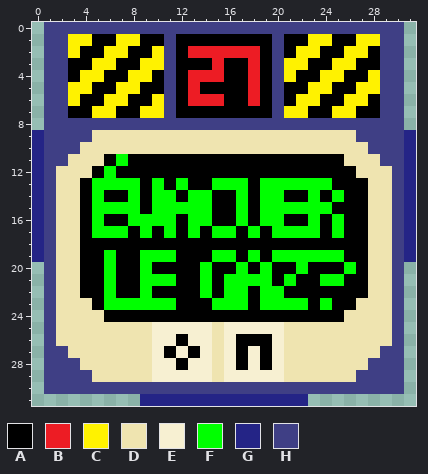
Two versions of one pixel-art sprite, Extra Icons/Translated/Venting Gas FR.png. That is the earlier state.
The file is 32x32 pixels. Colours within 5 levels of each other are drawn and written as one.
Palette (. is transparent): A #000000  B #ed1c24  C #fff200  D #efe4b0  E #f7f0d2  F #00ff00  G #242486  H #3f3f85
Now the later version:
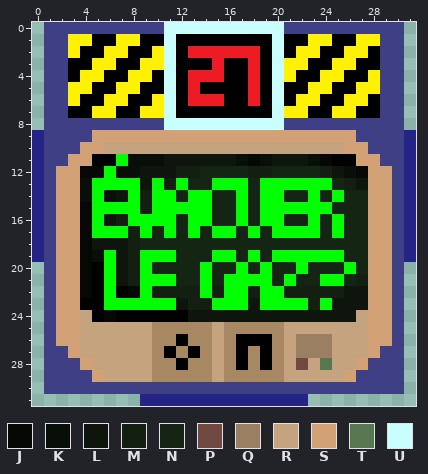
Colours new in this view: J #050804  K #080e08  L #0d150c  M #131f11  N #142514  P #724941  Q #9b7f63  R #c6a37f  S #d3a176  T #56774f  U #c9ffff
The edit:
Colour E changes from #f7f0d2 to #a88763.
The edit turns colour D into colour A in row 11 at x 5 and 26; in row 23 at x 4; in row 24 at x 5.
The edit turns colour A into colour J in row 11 at x 18 and 24; in row 12 at x 5; in rows 15 to 21 at x 4; in row 22 at x 4 and 8; in row 24 at x 6.
The edit turns colour D into colour J in row 12 at x 4 and 27.
The edit turns colour A into colour K in row 11 at x 8 to 10, 17, 19 and 23; in row 12 at x 7 to 8 and 26; in row 13 at x 4; in row 14 at x 4 and 6; in row 19 at x 5.
The edit turns colour A into colour L in row 11 at x 11 to 16 and 20 to 22; in row 12 at x 9 to 11 and 25; in row 13 at x 9 and 27; in row 14 at x 7; in row 16 at x 6; in row 18 at x 5 to 7.
The edit turns colour A into colour L in rows 19 to 21 at x 7; in row 22 at x 26 to 27; in row 23 at x 12, 18 and 25 to 26; in row 24 at x 13 to 25.
The edit turns colour D into colour L in row 23 at x 27; in row 24 at x 26.
The edit turns colour A into colour M in row 12 at x 12 to 13, 18 to 19 and 24; in row 13 at x 11 and 26; in rows 14 to 15 at x 9; in row 16 at x 7; in rows 17 to 20 at x 8; in row 21 at x 8 and 27.
The edit turns colour A into colour M in row 22 at x 10 to 13, 15, 18 and 21 to 25; in row 23 at x 13 to 14 and 23.
The edit turns colour A into colour N in row 12 at x 14 to 17 and 20 to 23; in row 13 at x 13 to 14, 18 and 25; in row 14 at x 12, 15 to 16, 18, 21 to 22, 24 and 26 to 27; in row 15 at x 15 to 16, 18 and 25 to 27; in row 16 at x 12, 15 to 16, 18, 21 to 22, 24 and 26 to 27; in row 17 at x 10, 12, 14, 17, 19, 24 and 26 to 27.
The edit turns colour A into colour N in row 18 at x 9 to 27; in row 19 at x 12 to 14, 17, 19 and 26 to 27; in row 20 at x 10 to 13, 15 to 16, 18, 20 to 21, 23 to 25 and 27; in row 21 at x 12 to 13, 15, 20, 22 to 23 and 26.
The edit turns colour D into colour P in row 28 at x 22.
The edit turns colour D into colour Q in rows 26 to 27 at x 22 to 24.
The edit turns colour D into colour R in row 10 at x 6 to 25; in row 24 at x 4 and 27; in row 25 at x 4 to 9, 15 and 21 to 27; in rows 26 to 27 at x 4 to 9, 15, 21 and 25 to 27; in row 28 at x 5 to 9, 15, 21, 23 and 25 to 26; in row 29 at x 6 to 9, 15 and 21 to 25.
The edit turns colour D into colour S in row 9 at x 5 to 26; in row 10 at x 4 to 5 and 26 to 27; in row 11 at x 3 to 4 and 27 to 28; in rows 12 to 26 at x 2 to 3 and 28 to 29; in row 27 at x 3 and 28; in row 28 at x 4 and 27.
The edit turns colour D into colour S in row 29 at x 5 and 26.
The edit turns colour D into colour T in row 28 at x 24.
The edit turns colour H into colour U in row 0 at x 11 to 20; in rows 1 to 7 at x 11 and 20; in row 8 at x 11 to 20.
Changed places in both pictures, as pixel boxes (x1, y1, x2, y2):
changed: (56, 22, 392, 382)
